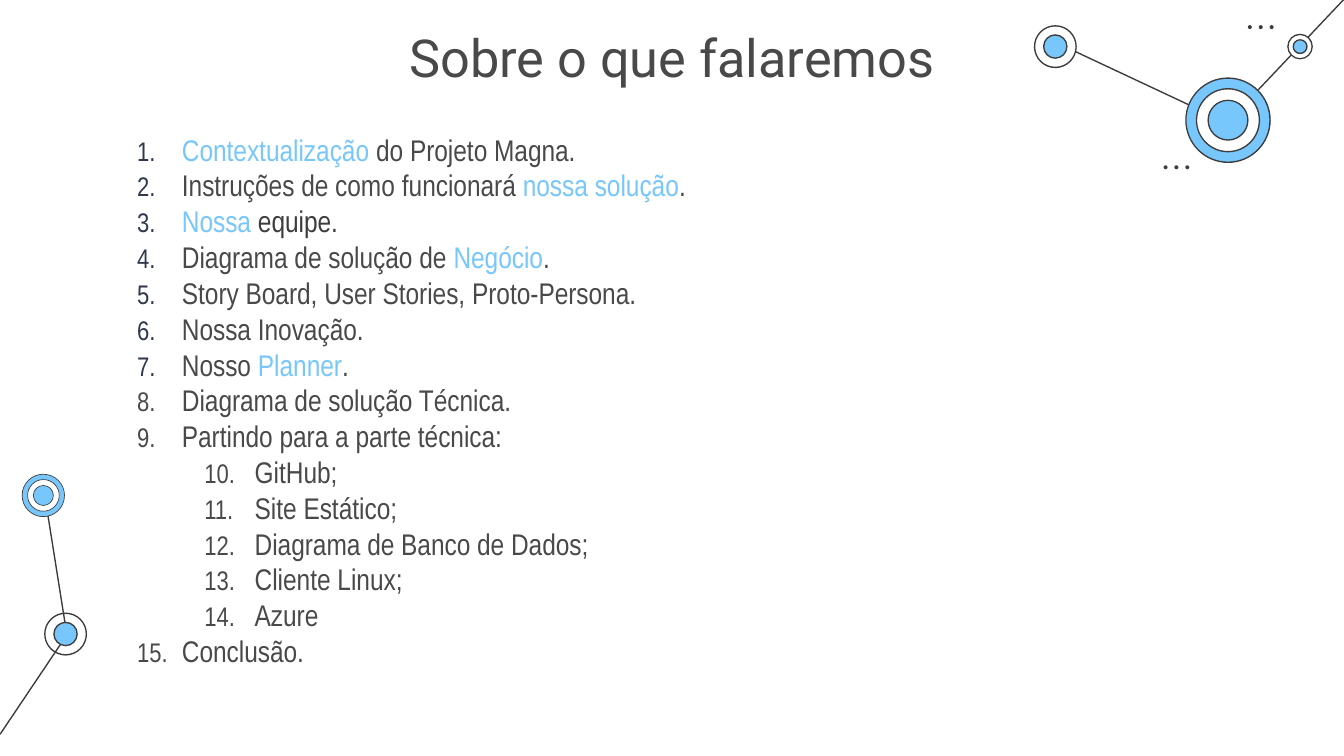
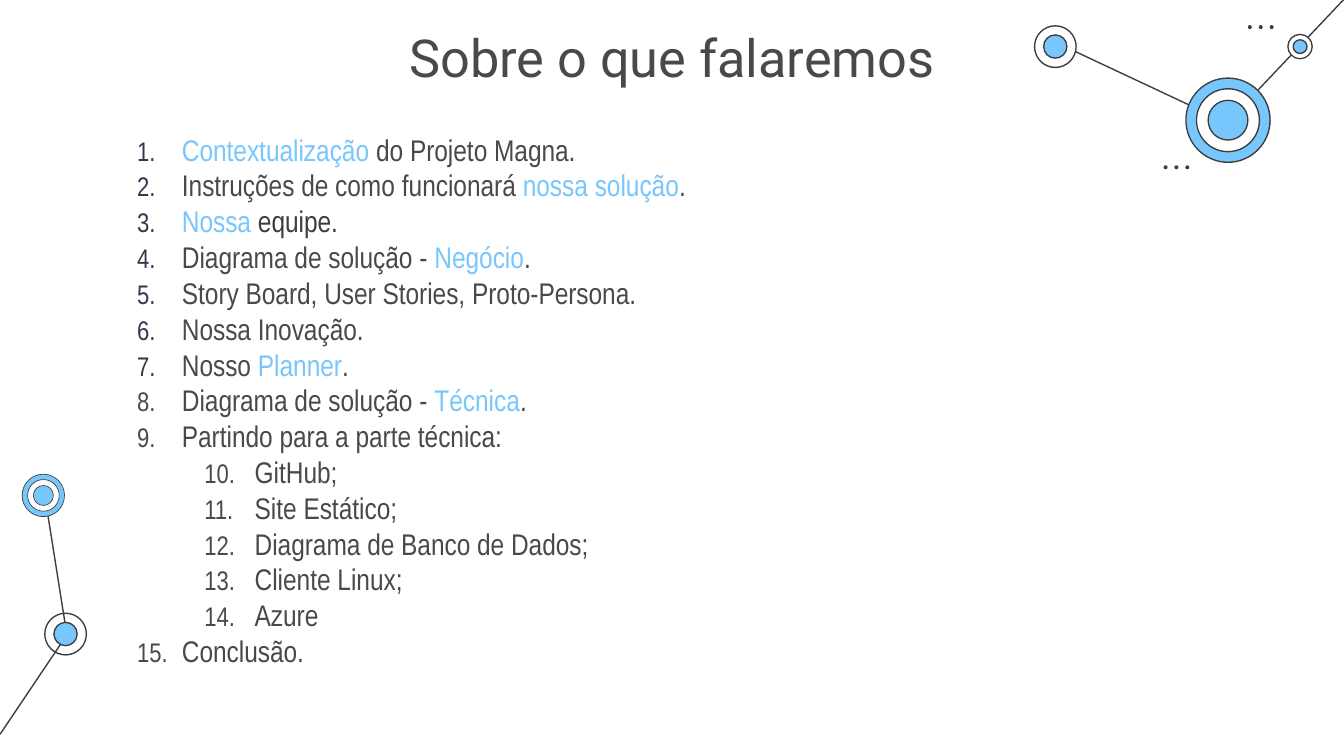
Before and after one commit to pi-project-adsb/magna-monitoring-system, a slide deck: slide 1 of Documentacao/Slides/diagrama de solucao.pptx. Drawn at 1344x756 pixels with LibreOffice and Linux fonts; fonts in the diff are those of the drawing. Boxes give left, top, right and bottom in pixels: in the first picture for what was removed or moved away, otherwise in the second. Text is boxed around its words. In the diff, an @@ line names an element or a change of style, - is before the commit and + after.

Commit message:
feat(slides): updated slides

```diff
--- a/Documentacao/Slides/diagrama de solucao.pptx
+++ b/Documentacao/Slides/diagrama de solucao.pptx
@@ text at [182, 246, 530, 274]: text changed @@
-4. Diagrama de solução de Negócio.
+4. Diagrama de solução - Negócio.
@@ text at [182, 389, 526, 417]: text changed @@
-8. Diagrama de solução Técnica.
+8. Diagrama de solução - Técnica.
```
